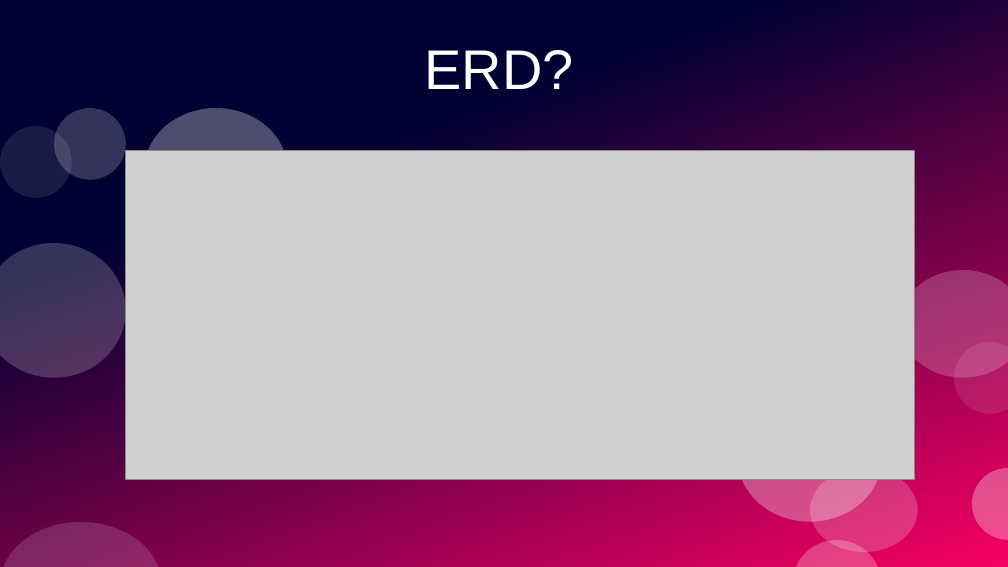
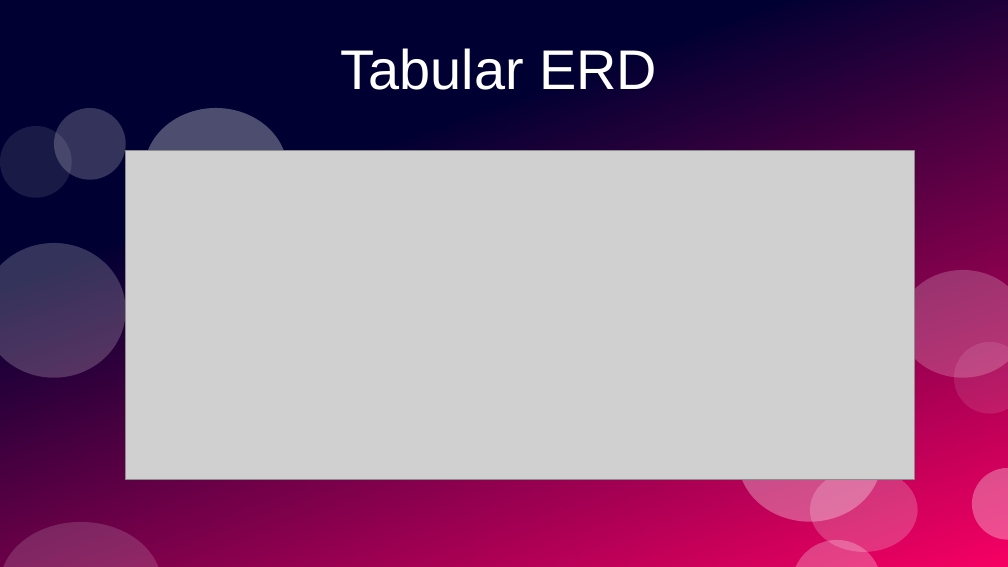
Before and after one commit to PrototypeProto/COP_4331_Small-Project, a slide deck: slide 13 of Pres.pptx (slide 10 before the commit). Drawn at 1008x567 pixels with LibreOffice and Linux fonts; fonts in the diff are those of the drawing; grey boxes stand for pictures. Boxes give left, top, right and bottom in pixels: in the first picture for what was removed or moved away, otherwise in the second. Text is boxed around its words. In the diff, an @@ line names an element or a change of style, - is before the commit and + after.

```diff
--- a/Pres.pptx
+++ b/Pres.pptx
@@ text at [341, 48, 657, 90]: text changed @@
-ERD?
+Tabular ERD
```
Also in this commit, not shown: 11 other slides changed, 7 slides added, 1 slide removed.
